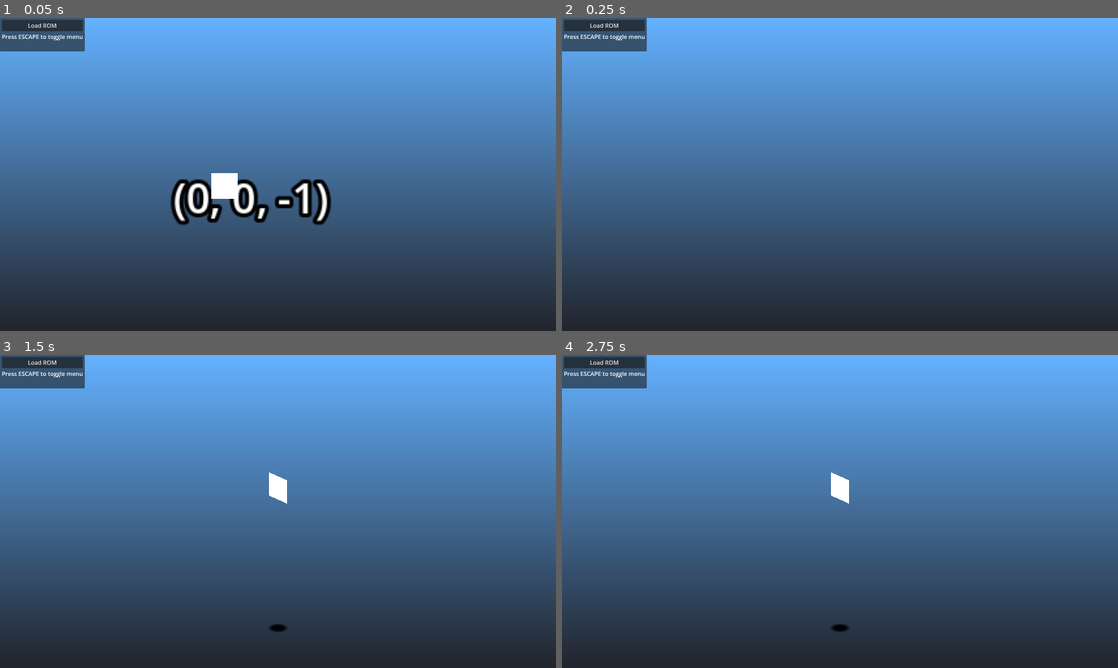
Above: before the commit, frames 1-4 (two rows, left to right).
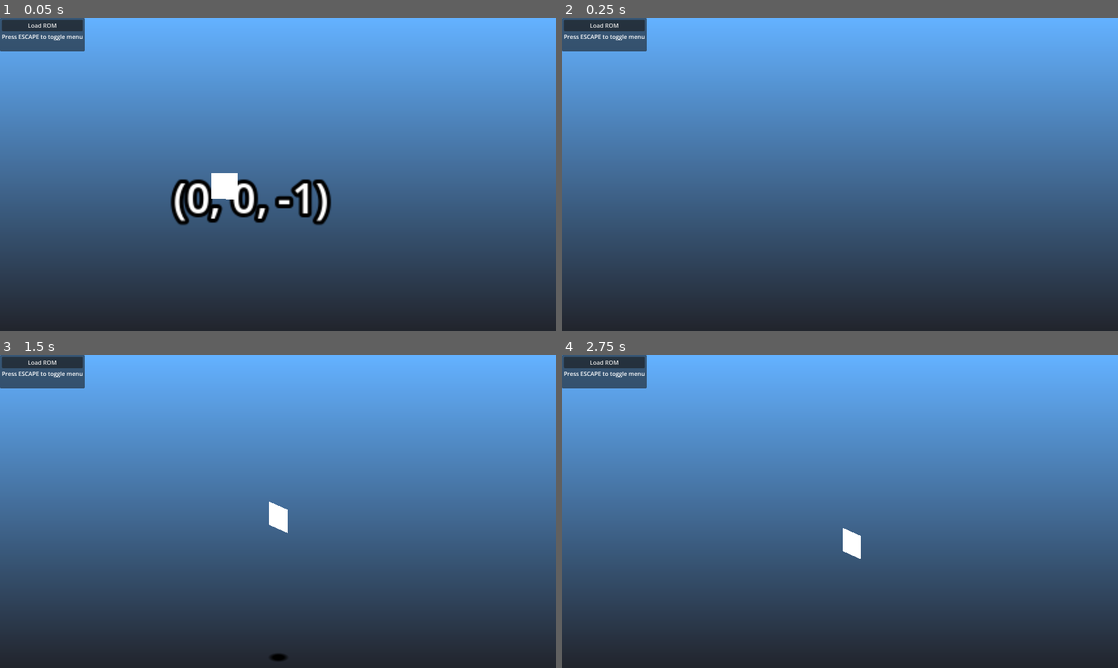
Above: after the commit, the same moments.

Repository: mrgudenheim/TacticsEngineG
Game: Godot game, scene res://src/Map/map_viewer.tscn
The game is run twice, just before and just after one commit, with the same random seed, the same clock (stepped at 60 frames per second) and the same inputs.
Inputs (mouse positions are in pixels of both pictures, inside the frame that each line leads up to):
- Up to frame 1 (0.05 s): no input
- Up to frame 2 (0.25 s): no input
- Up to frame 3 (1.5 s): tap Enter (ui_accept) at 0.5, 0.77 s; move the mouse to (400, 495) at 0.52 s; hold D 0.53-1.25 s; tap Down (camera_down) at 0.6 s; click (400, 495) at 0.67 s; drag from (166, 527) to (250, 574) at 1.27 s
- Up to frame 4 (2.75 s): move the mouse to (895, 442) at 2.02 s; hold D from 2.03 s (still down); tap Right (camera_right) at 2.1 s

The runs differ from the first frame. In frame 1, less than 0.1% of the frame differs, in the area x 40-43%, y 57-58%; in frame 2, nothing differs; in frame 3, 0.6%, in the area x 48-52%, y 37-98%; in frame 4, 0.5%.
Error before the commit: Parse Error: Could not parse global class "VisualEffectData" from "res://src/file_formats/visual_effect_data.gd". (res://src/rom_reader.gd:36)
Error after the commit: Invalid access to property or key 'sequences' on a base object of type 'Nil'. (res://src/Unit/unit_animation_manager.gd:504)

Commit message:
guessed at how to determine transparency

Diff:
--- a/src/file_formats/visual_effect_data.gd
+++ b/src/file_formats/visual_effect_data.gd
@@ -116,11 +116,11 @@
 			new_frame.top_left_uv = Vector2i(top_left_u, top_left_v)
 
 			if new_frame.vram_bytes[1] & 0x10 != 0:
-			new_frame.uv_width = frame_bytes.decode_s8(6)
+				new_frame.uv_width = frame_bytes.decode_s8(6)
 			else:
 				new_frame.uv_width = frame_bytes.decode_u8(6)
 			if new_frame.vram_bytes[1] & 0x20 != 0:
-			new_frame.uv_height = frame_bytes.decode_s8(7)
+				new_frame.uv_height = frame_bytes.decode_s8(7)
 			else:
 				new_frame.uv_height = frame_bytes.decode_u8(7)
 			#new_frame.uv_width = frame_bytes.decode_s8(6)
@@ -246,5 +246,10 @@
 	mesh_material.set_texture(BaseMaterial3D.TEXTURE_ALBEDO, albedo_texture)
 	mesh.surface_set_material(0, mesh_material)
 
+	# TODO is byte 0, bit 0x40 actually the bit that determines transparency? Seems to work for Odin, but not for Cyclops
+	# maybe 0x20? maybe not any of them?
+	if vfx_frame.vram_bytes[0] & 0x40 != 0:
+		mesh_material.transparency = BaseMaterial3D.TRANSPARENCY_ALPHA_SCISSOR
+		mesh_material.alpha_scissor_threshold = 0.01
 
 	return mesh
